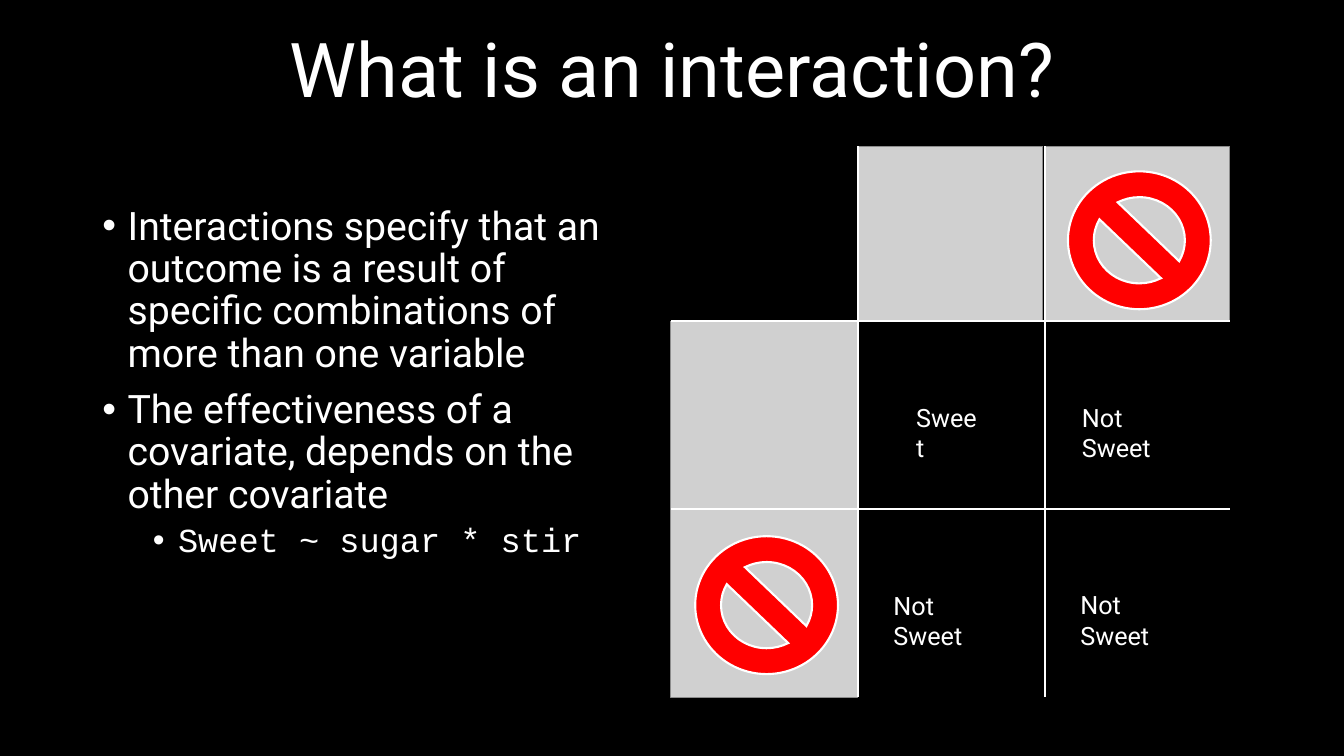
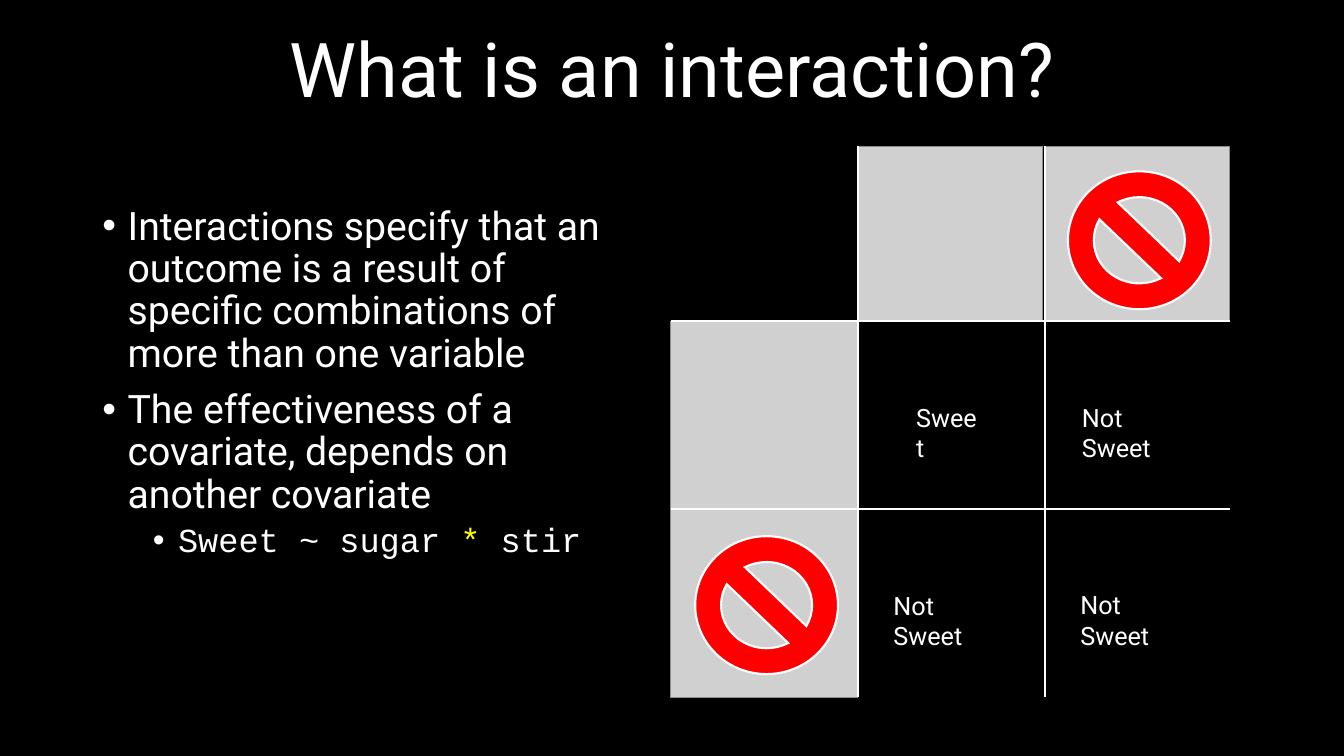
Before and after one commit to DeonRoos/006-BI3010, a slide deck: slide 15 of Lectures/Lecture 08.1 Interactions.pptx. Drawn at 1344x756 pixels with LibreOffice and Linux fonts; fonts in the diff are those of the drawing; grey boxes stand for pictures. Boxes give left, top, right and bottom in pixels: in the first picture for what was removed or moved away, otherwise in the second. Text is boxed around its words. In the diff, an @@ line names an element or a change of style, - is before the commit and + after.

Commit message:
closer to final draft of interactions

```diff
--- a/Lectures/Lecture 08.1 Interactions.pptx
+++ b/Lectures/Lecture 08.1 Interactions.pptx
@@ text at <box>128,393,513,509</box>: text changed @@
-• The effectiveness of a covariate, depends on the other covariate
+• The effectiveness of a covariate, depends on another covariate
@@ text at <box>178,528,582,559</box>: text colour #FFFFFF to #FFFF00 in "*" @@
```
Also in this commit, not shown: 13 other slides changed, 11 slides added, 11 other files.
